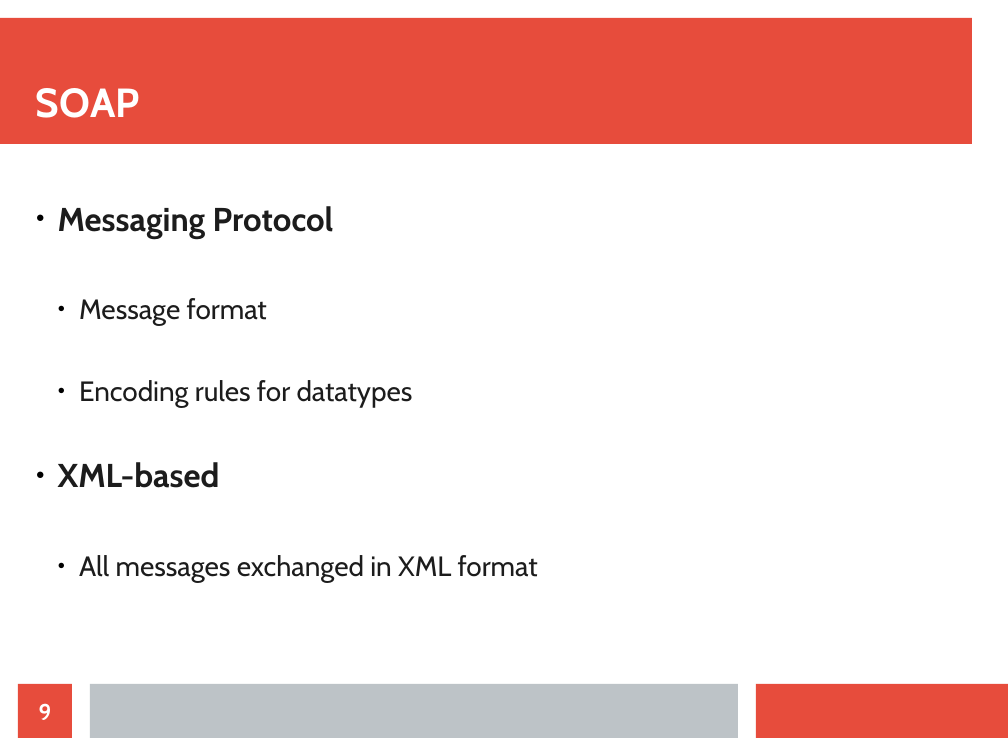
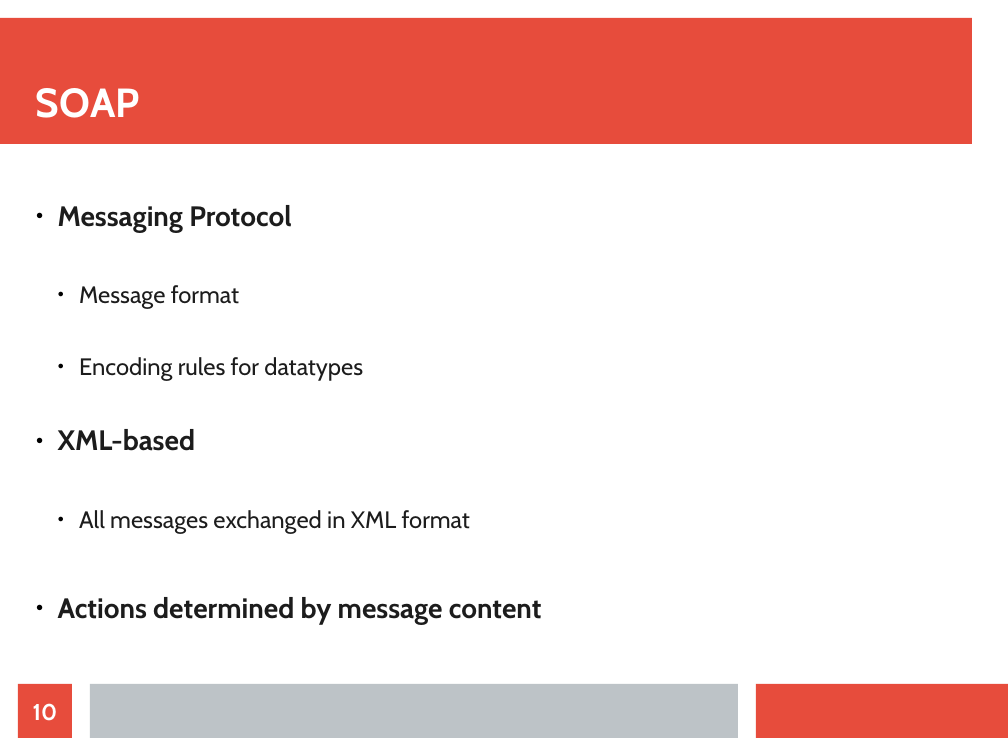
Before and after one commit to maxotta/pia-labs, a slide deck: slide 10 of lectures/ws_wsockets/ws_wsockets.odp (slide 9 before the commit). Drawn at 1008x756 pixels with LibreOffice and Linux fonts; fonts in the diff are those of the drawing. Boxes give left, top, right and bottom in pixels: in the first picture for what was removed or moved away, otherwise in the second. Text is boxed around its words. In the diff, an @@ line names an element or a change of style, - is before the commit and + after.

Commit message:
[lec-wss] Almost finished SOAP

```diff
--- a/lectures/ws_wsockets/ws_wsockets.odp
+++ b/lectures/ws_wsockets/ws_wsockets.odp
@@ text at [58,205,470,534]: size 26 to 22.1 pt in "Messaging Protocol", "XML-based"; size 22 to 18.7 pt in "Message format", "Encoding rules for datatypes", "All messages exchanged in XML format" @@
@@ text at [58,597,542,624]: paragraph added @@
+● Actions determined by message content
@@ page number at [33,703,58,721]: text changed @@
-9
+10
```
Also in this commit, not shown: 4 other slides changed, 12 slides added.
